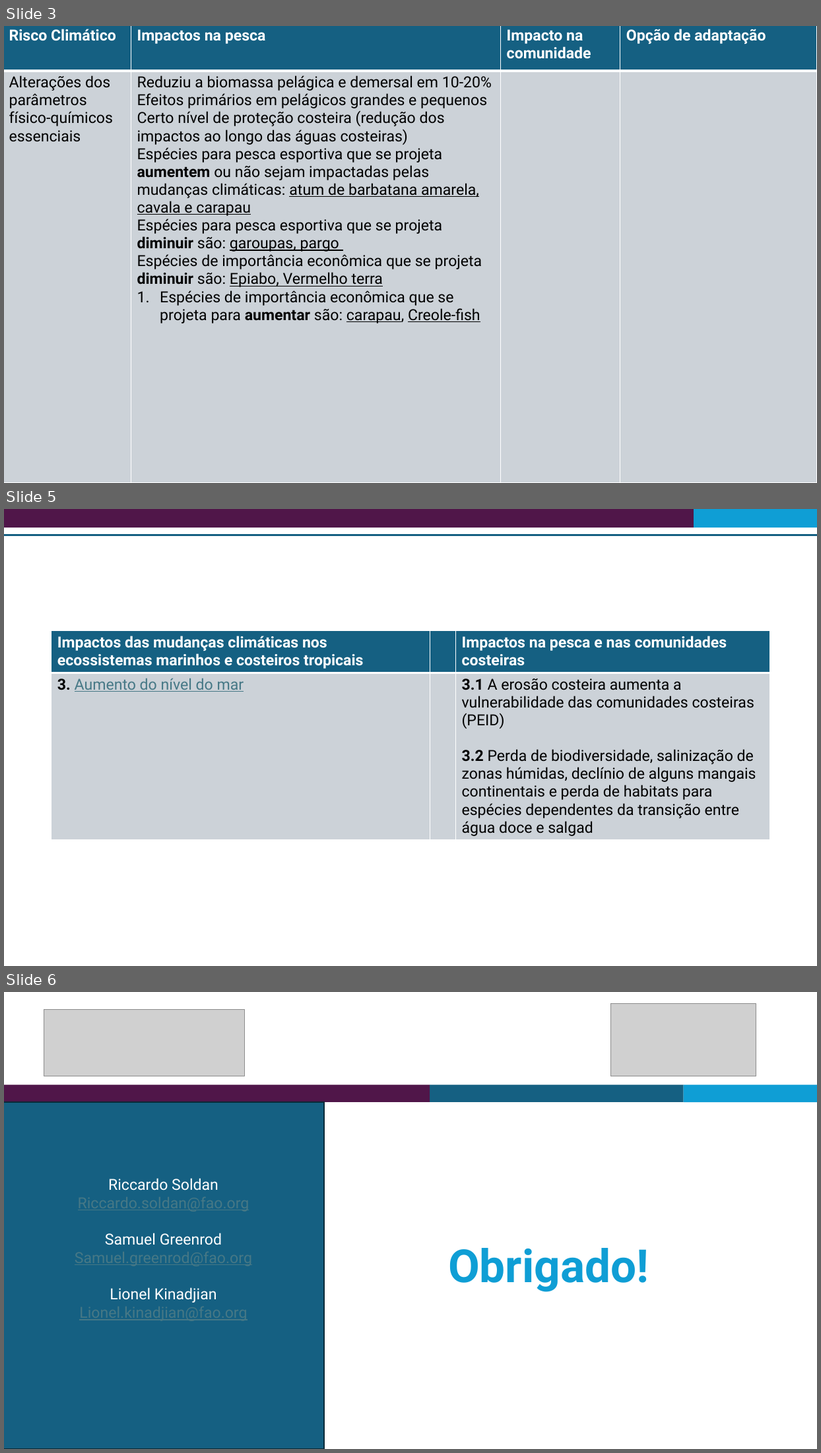
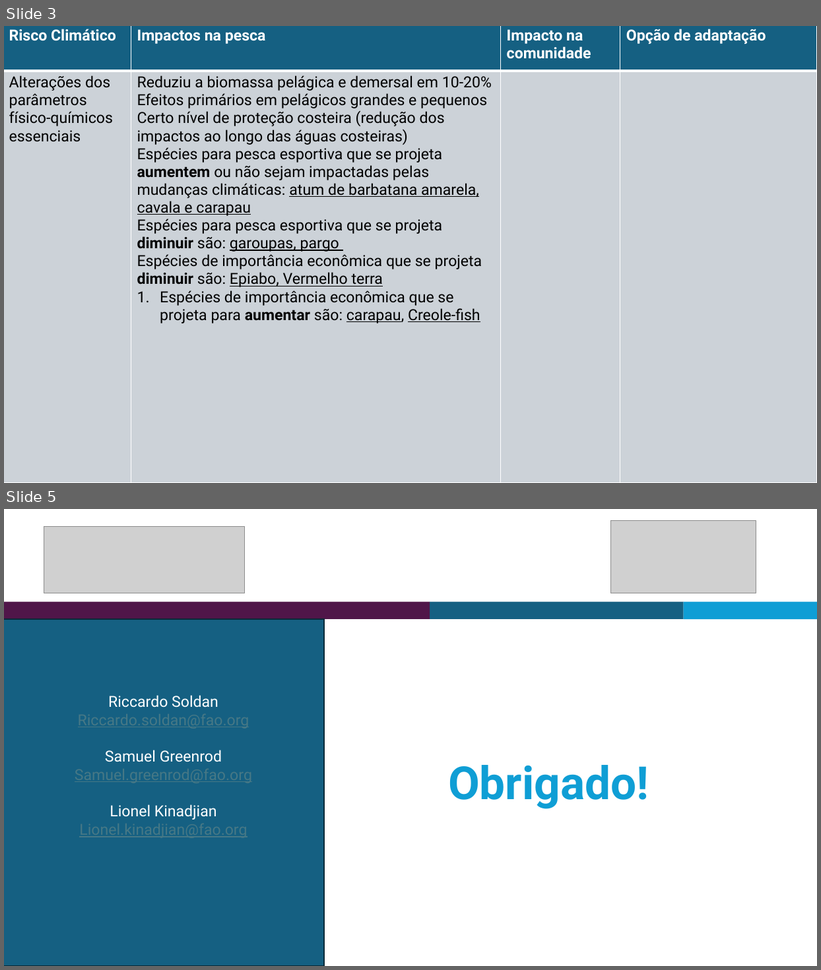
Before and after one commit to Risk-Team/trainings, a slide deck: STP/presentations/Session_3/Impacts and Adaptationoptions.pptx. Shown one above the other, each under a label of ours: slides 3, 5 and 6 before the commit, slides 3 and 5 after it; the slides between them are not shown. The pictures are 821x1453 and 821x970 pixels, drawn with LibreOffice and Linux fonts; fonts in the diff are those of the drawing; grey boxes stand for pictures. Boxes give left, top, right and bottom in pixels: in the first picture for what was removed or moved away, otherwise in the second. Text is boxed around its words. In the diff, an @@ line names an element or a change of style, - is before the commit and + after.

```diff
--- a/STP/presentations/Session_3/Impacts and Adaptationoptions.pptx
+++ b/STP/presentations/Session_3/Impacts and Adaptationoptions.pptx
@@ slide 5 removed at (4, 509, 817, 966), background #FFFFFF @@
@@ rectangle removed at (4, 509, 694, 528) @@
@@ rectangle removed at (694, 509, 817, 528) @@
@@ line removed from (4, 535) to (817, 535) @@
@@ table removed at (52, 631, 770, 844), 2 rows, 3 columns @@
-Impactos das mudanças climáticas nos ecossistemas marinhos e costeiros tropicais |  | Impactos na pesca e nas comunidades costeiras
-3. Aumento do nível do mar |  | 3.1 A erosão costeira aumenta a vulnerabilidade das comunidades costeiras (PEID) / 3.2 Perda de biodiversidade, salinização de zonas húmidas, declínio de alguns mangais continentais e perda de habitats para espécies dependentes da transição entre água doce e salgad
@@ what was slide 6 is now slide 5 @@
```
Also in this commit, not shown: 1 slide changed.
